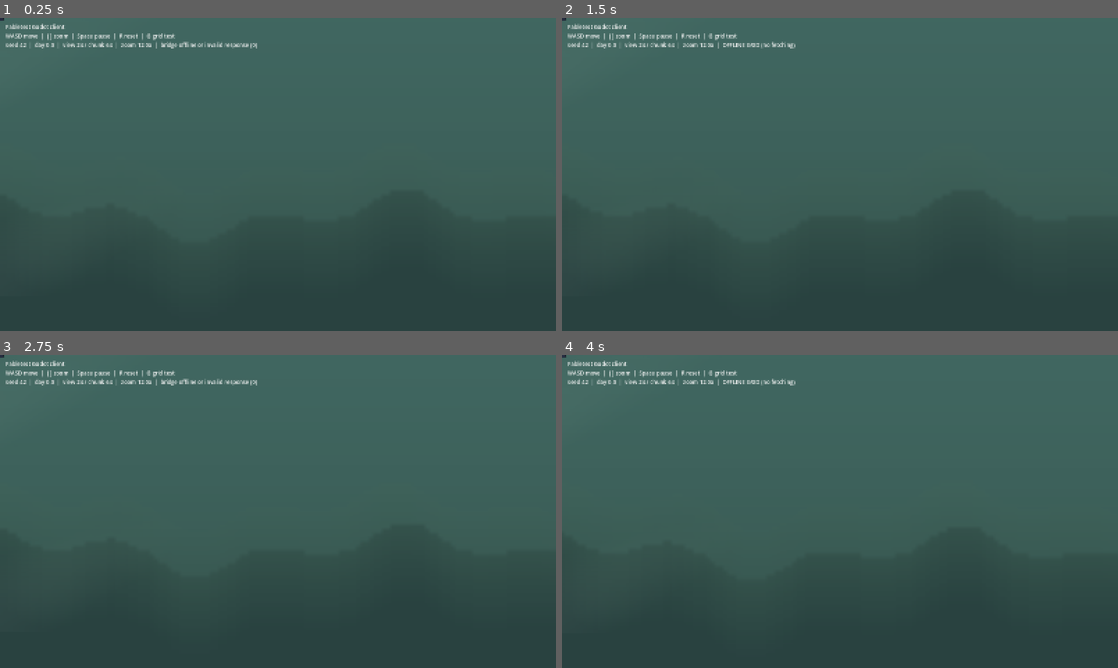
Above: before the commit, frames 1-4 (two rows, left to right).
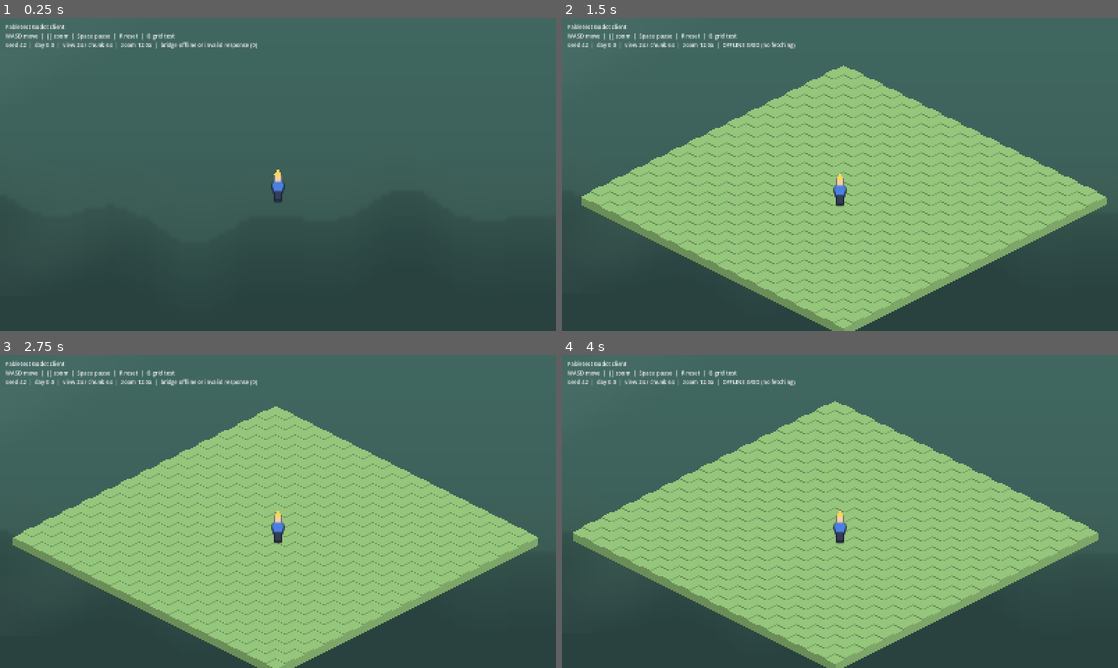
Above: after the commit, the same moments.

Repository: alivemachine/fabletest
Game: Godot game, scene res://scenes/main.tscn
The game is run twice, just before and just after one commit, with the same random seed, the same clock (stepped at 60 frames per second) and the same inputs.
Inputs:
- Up to frame 1 (0.25 s): no input
- Up to frame 2 (1.5 s): tap Enter at 0.5 s; hold D 0.53-1.28 s; tap G at 0.6 s; tap Space at 0.77 s; hold S from 1.28 s (still down); tap R at 1.35 s
- Up to frame 3 (2.75 s): tap Space at 1.52 s; release S at 2.03 s; hold D from 2.03 s (still down); tap G at 2.1 s
- Up to frame 4 (4 s): release D at 2.78 s; hold W 2.78-3.53 s; tap R at 2.85 s; tap Space at 3.02, 3.77 s; hold A from 3.53 s (still down); tap G at 3.6 s

The runs differ from the first frame. In frame 1, 0.2% of the frame differs, in the area x 0-52%, y 0-60%; in frame 2, 42%; in frame 3, 42%; in frame 4, 42%, in the area x 0-97%, y 0-100%.
Error before the commit: Parse Error: Function "_draw_building()" not found in base self. (res://scripts/terrain_chunk.gd:307)

Commit message:
Implement isometric building rendering in Godot client
Add _draw_building() to draw faction-tinted structures on settlement tiles.
Uses the same diamond projection as _draw_block, lifted by wall height:
- Footprint is 30% of the tile so buildings sit ON the ground, not replace it
- Two front walls carry the faction tint with left/right shading (matching
  the terrain block's lighting)
- Roof is a darkened warm cap so packed settlement blocks stay legible

Completes the building half of the environmental-data client update; trees
are already suppressed on structure tiles so there is no within-tile overlap.

Co-Authored-By: Claude Haiku 4.5 <noreply@anthropic.com>
Claude-Session: https://claude.ai/code/session_01Mw9PRDMS5LFUSEHaX4nYcU

Diff:
--- a/godot_client/scripts/terrain_chunk.gd
+++ b/godot_client/scripts/terrain_chunk.gd
@@ -656,6 +656,37 @@
         Color(1.0, 1.0, 1.0, 0.94).lerp(Color(1.0, 1.0, 1.0, 1.0), sun * 0.14))
 
 
+func _draw_building(center: Vector2, height_px: float, wall: Color) -> void:
+    # An isometric box standing on the tile's top face. The footprint is a
+    # fraction of the tile so the structure reads as a building sitting ON the
+    # ground rather than replacing it; walls carry the faction tint (passed in),
+    # the roof is a darkened warm cap so blocks stay legible when packed into a
+    # settlement. Same diamond projection as _draw_block, lifted by wall height.
+    var fw := tile_width * 0.30      # footprint half-width  (iso x)
+    var fh := tile_height * 0.30     # footprint half-height (iso y)
+    var wall_h := 22.0               # how tall the walls stand, in px
+    var top_center := center - Vector2(0.0, height_px)
+
+    # base diamond (on the ground) and the roof diamond (base lifted by wall_h)
+    var b_top := top_center + Vector2(0.0, -fh)
+    var b_right := top_center + Vector2(fw, 0.0)
+    var b_bottom := top_center + Vector2(0.0, fh)
+    var b_left := top_center + Vector2(-fw, 0.0)
+    var lift := Vector2(0.0, wall_h)
+    var r_top := b_top - lift
+    var r_right := b_right - lift
+    var r_bottom := b_bottom - lift
+    var r_left := b_left - lift
+
+    # two front walls (matching the block's left/right shading), then the roof
+    var left_wall := wall.darkened(0.30)
+    var right_wall := wall.darkened(0.14)
+    var roof := wall.lerp(Color8(96, 62, 52), 0.5).lightened(0.04)
+    draw_colored_polygon(PackedVector2Array([b_left, b_bottom, r_bottom, r_left]), left_wall)
+    draw_colored_polygon(PackedVector2Array([b_right, b_bottom, r_bottom, r_right]), right_wall)
+    draw_colored_polygon(PackedVector2Array([r_top, r_right, r_bottom, r_left]), roof)
+
+
 func _tree_texture(biome_id: int) -> Texture2D:
     var key := str(biome_id)
     if _tree_textures.has(key):
